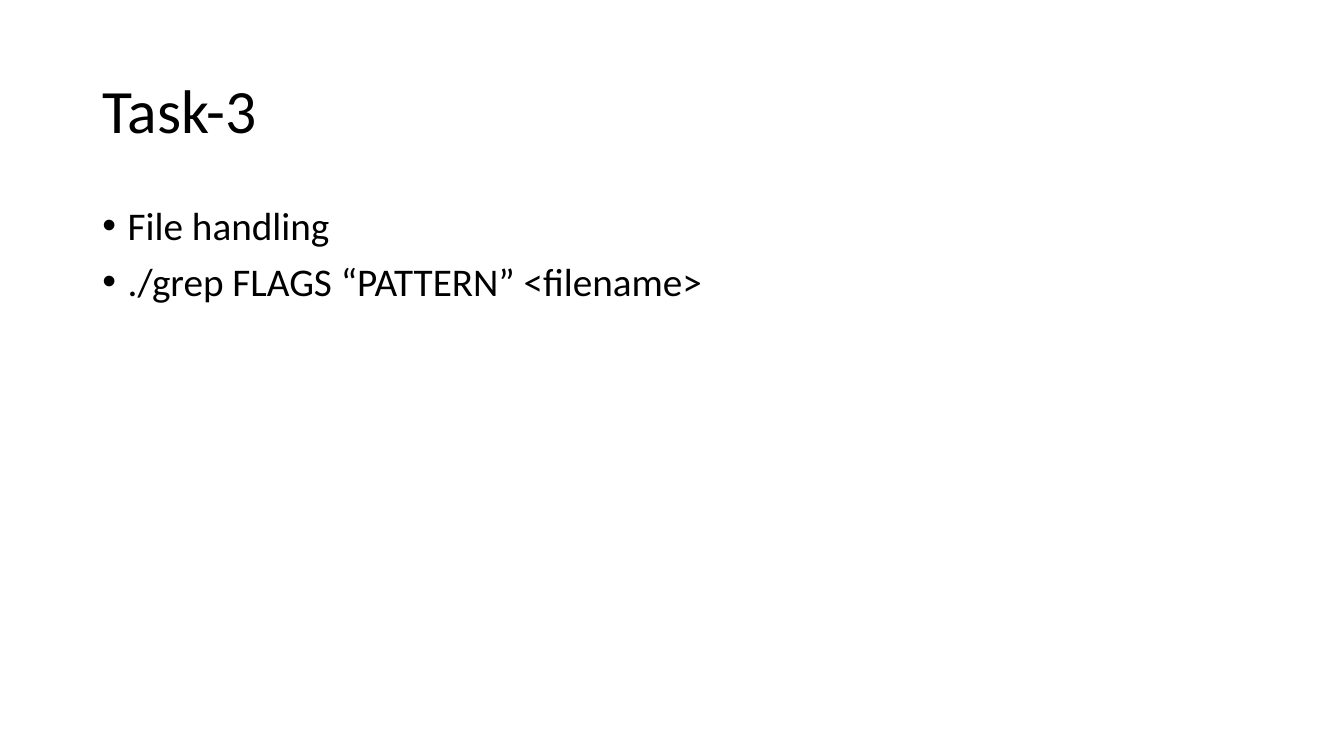
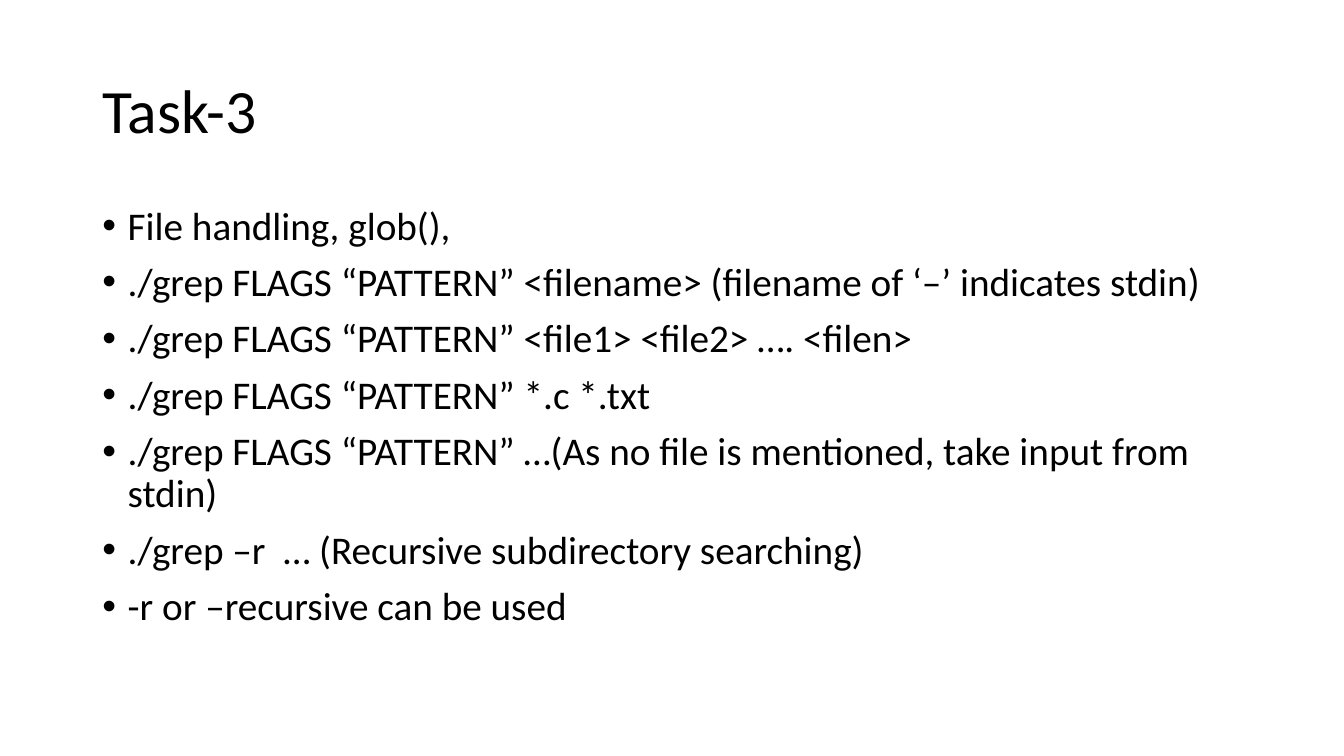
Before and after one commit to vishwesh-pujari/grep, a slide deck: slide 6 of grep.pptx. Drawn at 1344x756 pixels with LibreOffice and Linux fonts; fonts in the diff are those of the drawing. Boxes give left, top, right and bottom in pixels: in the first picture for what was removed or moved away, otherwise in the second. Text is boxed around its words. In the diff, an @@ line names an element or a change of style, - is before the commit and + after.

```diff
--- a/grep.pptx
+++ b/grep.pptx
@@ text at (128,211,1200,621): text changed @@
-• File handling
-• ./grep FLAGS “PATTERN” <filename>
+• File handling, glob(),
+• ./grep FLAGS “PATTERN” <filename> (filename of ‘–’ indicates stdin)
+• ./grep FLAGS “PATTERN” <file1> <file2> …. <filen>
+• ./grep FLAGS “PATTERN” *.c *.txt
+• ./grep FLAGS “PATTERN” …(As no file is mentioned, take input from stdin)
+• ./grep –r … (Recursive subdirectory searching)
+• -r or –recursive can be used
```
Also in this commit, not shown: 1 slide added, 9 other files.
